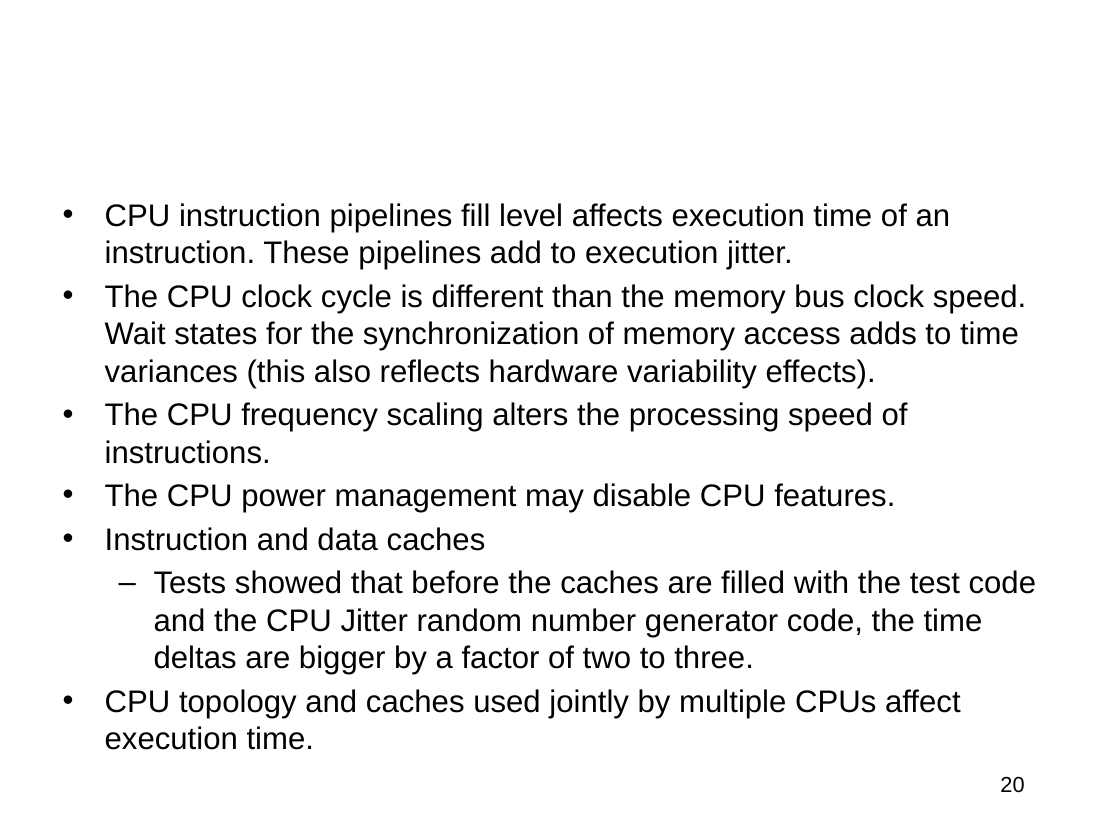
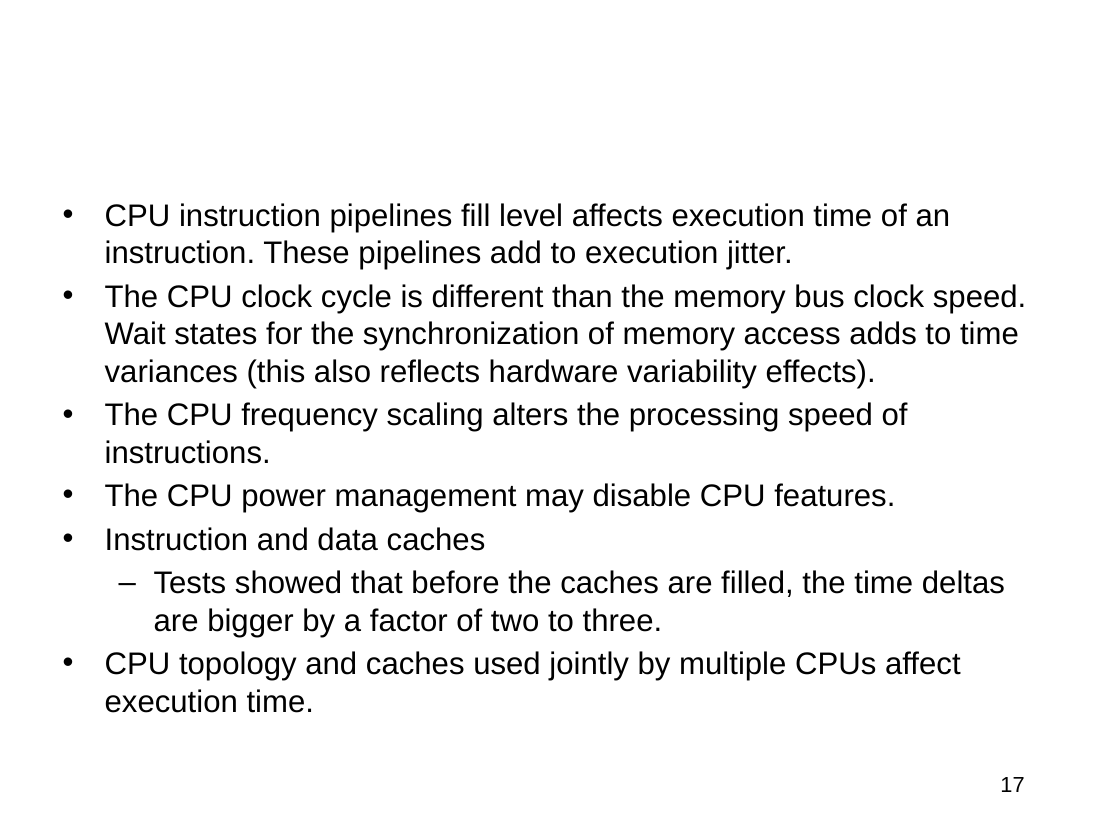
Before and after one commit to jlmucb/class_notes, a slide deck: slide 17 of BerkeleyClass/CS290Spring2013/Lectures/entropy_talk.pptx (slide 20 before the commit). Drawn at 1120x840 pixels with LibreOffice and Linux fonts; fonts in the diff are those of the drawing; grey boxes stand for pictures. Boxes give left, top, right and bottom in pixels: in the first picture for what was removed or moved away, otherwise in the second. Text is boxed around its words. In the diff, an @@ line names an element or a change of style, - is before the commit and + after.

```diff
--- a/BerkeleyClass/CS290Spring2013/Lectures/entropy_talk.pptx
+++ b/BerkeleyClass/CS290Spring2013/Lectures/entropy_talk.pptx
@@ text at [154,570,1005,637]: text changed @@
-  – Tests showed that before the caches are filled with the test code and the CPU Jitter random number generator code, the time deltas are bigger by a factor of two to three.
+  – Tests showed that before the caches are filled, the time deltas are bigger by a factor of two to three.
@@ page number at [1000,777,1024,792]: text changed @@
-20
+17
```
Also in this commit, not shown: 22 other slides changed, 2 slides added, 3 slides removed.
